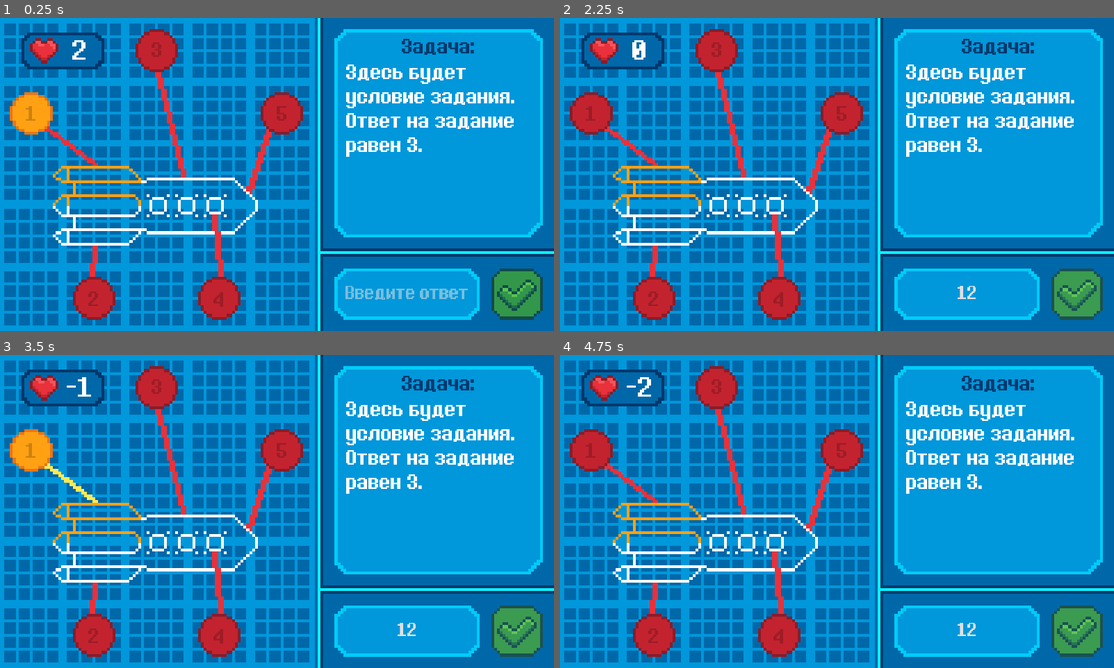
Above: before the commit, frames 1-4 (two rows, left to right).
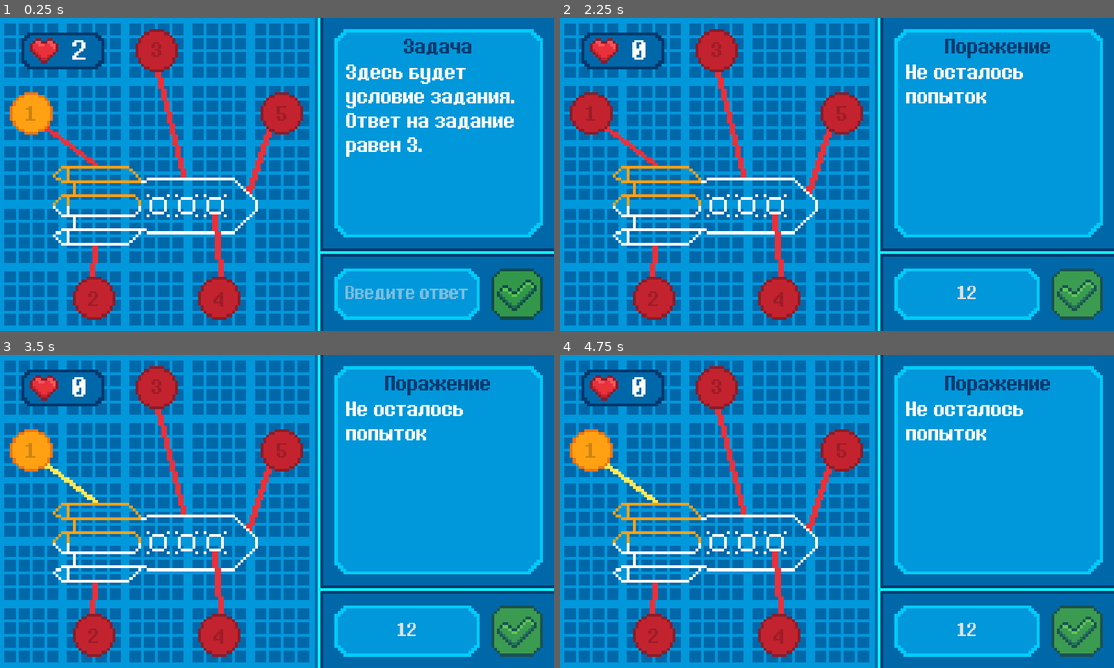
Above: after the commit, the same moments.

Repository: Sc222/rocket-scientist
Game: Godot game, scene res://SecondStage.tscn
The game is run twice, just before and just after one commit, with the same random seed, the same clock (stepped at 60 frames per second) and the same inputs.
Inputs (mouse positions are in pixels of both pictures, inside the frame that each line leads up to):
- Up to frame 1 (0.25 s): no input
- Up to frame 2 (2.25 s): click (964, 293) at 0.52 s; type "12" at 0.6 s; click (1075, 293) at 1.25 s; click (1075, 293) at 2 s
- Up to frame 3 (3.5 s): click (515, 630) at 2.75 s
- Up to frame 4 (4.75 s): tap Enter at 4.25 s

The runs differ from the first frame. In frame 1, 0.3% of the frame differs, in the area x 72-86%, y 6-12%; in frame 2, 2.5%; in frame 3, 2.6%; in frame 4, 3.7%, in the area x 1-93%, y 6-48%.

Commit message:
add game finish and processing text

Diff:
--- a/SecondStage.gd
+++ b/SecondStage.gd
@@ -2,13 +2,26 @@
 
 var LAST_TASK=5
 var TASK_HP_BONUS=2
-var TASKS_SOLVED="Поздравляем, ракета спроектирована!"
+var WIN="Победа."
+var COMPLETED="Поздравляем, ракета спроектирована."
+var FAILURE="Поражение"
+var NO_HP="Не осталось попыток"
+var PROCESSING=[
+	"Проектируем первый двигатель...",
+	"Проектируем второй двигатель...",
+	"Проектируем первую ступень ракеты...",
+	"Проектируем кабину...",
+	"Проектируем вторую ступень ракеты..."
+	]
+var TASK="Задача"
+var PROCESS="Проектирование"
 
 var hp = 2
 var currentTask = 1
 var currentTaskText = ""
 var userAnswer = ""
 var isTaskGenerated = true
+onready var taskHeaderLabel = get_node("TaskHeader")
 onready var taskLabel = get_node("TaskContainer/Task")
 onready var hpLabel = get_node("HpText")
 onready var rocket = get_node("rocket")
@@ -19,11 +32,9 @@
 	"Здесь будет условие задания. Ответ на задание равен 1.":"1",
 	"Здесь будет условие задания. Ответ на задание равен 2.":"2",
 	"Здесь будет условие задания. Ответ на задание равен 3.":"3",
-	"Здесь будет условие задания. Ответ на задание равен 4.":"4",
-
+	"Здесь будет условие задания. Ответ на задание равен 4.":"4"
 }
 
-# Called when the node enters the scene tree for the first time.
 func _ready():
 	UpdateHp(0)
 	GenerateNewTask()
@@ -41,9 +52,13 @@
 func UpdateHp(changeValue):
 	hp=hp+changeValue
 	hpLabel.set_text(str(hp))
+	if hp==0:
+		taskHeaderLabel.set_text(FAILURE)
+		taskLabel.set_text(NO_HP)
 
 func FinishStage():
-	taskLabel.set_text("Поздравляем, ракета спроектирована.")
+	taskHeaderLabel.set_text(WIN)
+	taskLabel.set_text(COMPLETED)
 	#todo сделать кнопку "следующий этап" и сделать ее видимой
 
 func GenerateNewTask():
@@ -52,13 +67,18 @@
 	# удаляем предыдущую задачу, чтобы они не повторялись
 	tasks_dict.erase(currentTaskText)
 	currentTaskText = tasks_dict.keys()[randi()%tasks_dict.size()]
+	taskHeaderLabel.set_text(TASK)
 	taskLabel.set_text(currentTaskText)
 
 func NextTask():
+		get_node("Answer").set_text("")
 		get_node("task_"+str(currentTask)).play("complete")
 		get_node("task_"+str(currentTask)+"_line").play("complete")
+		taskLabel.set_text(PROCESSING[currentTask-1])
+		taskHeaderLabel.set_text(PROCESS)
 		if currentTask!=LAST_TASK:
 			isTaskGenerated=false
+			UpdateHp(TASK_HP_BONUS)
 			get_node("task_"+str(currentTask+1)).play("unlock")
 			get_node("task_"+str(currentTask+1)+"_line").play("unlock")
 		rocket.play("task_"+str(currentTask))
@@ -75,11 +95,9 @@
 
 
 func CheckAnswer():
-	if currentTask!=LAST_TASK+1:
+	if isTaskGenerated and currentTask!=LAST_TASK+1 and hp>0:
 		if tasks_dict[currentTaskText] == userAnswer:
-			UpdateHp(TASK_HP_BONUS)
 			print("correct")
-			get_node("Answer").set_text("")
 			NextTask()
 		else:
 			UpdateHp(-1)
